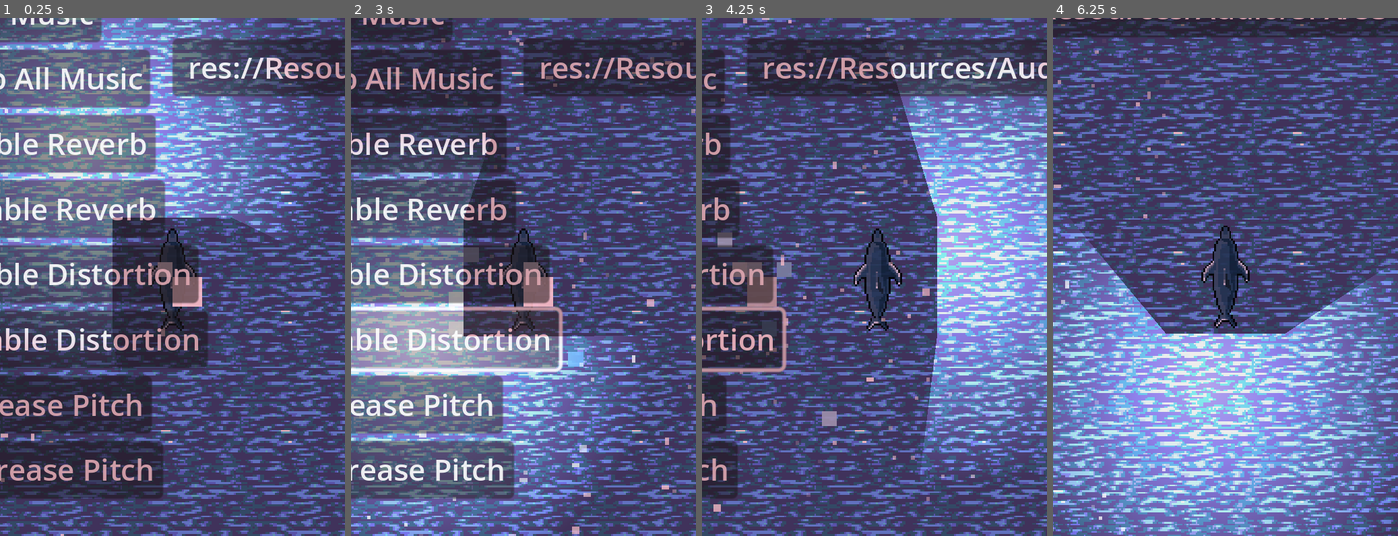
Above: before the commit, frames 1-4 (left to right).
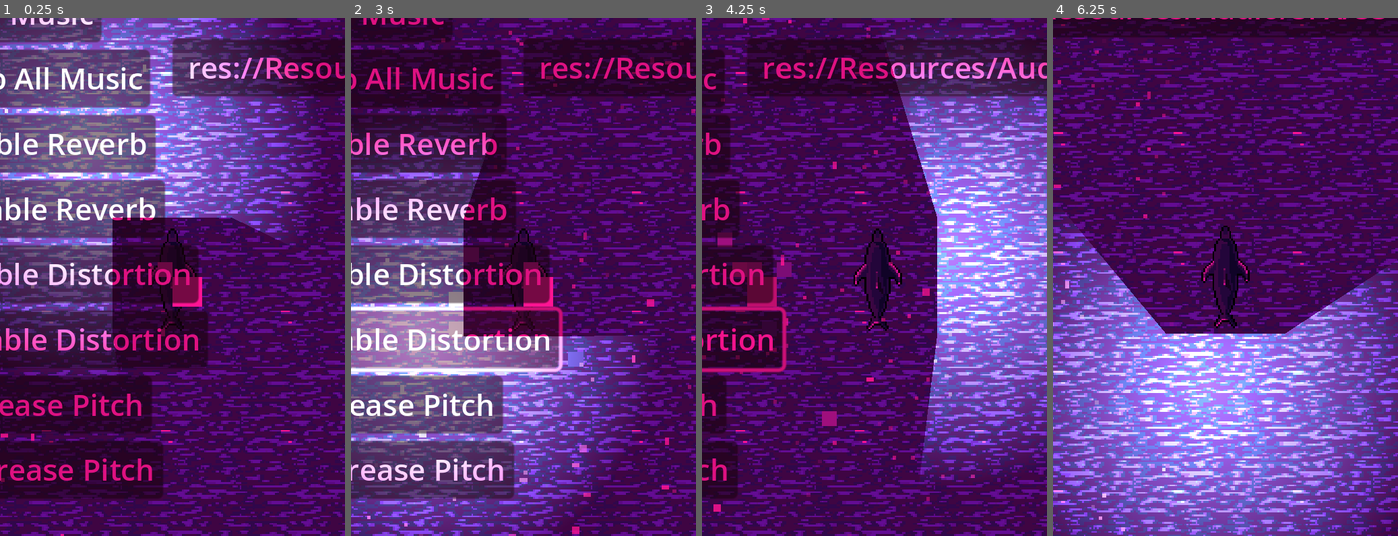
Above: after the commit, the same moments.

Repository: meisei4/bath
Game: Godot game, scene res://godot/Test/Test.tscn
The game is run twice, just before and just after one commit, with the same random seed, the same clock (stepped at 60 frames per second) and the same inputs. The project has no main scene, so this scene is started directly. Sound files missing from this copy of the repository are replaced by a short silence.
Inputs (mouse positions are in pixels of both pictures, inside the frame that each line leads up to):
- Up to frame 1 (0.25 s): no input
- Up to frame 2 (3 s): click "Enable Reverb" at 0.5 s; click "Disable Reverb" at 1.25 s; click "Enable Distortion" at 2 s; click "Disable Distortion" at 2.75 s
- Up to frame 3 (4.25 s): move the mouse to (950, 251) at 3.52 s; hold D (right) from 3.53 s (still down)
- Up to frame 4 (6.25 s): move the mouse to (1156, 302) at 4.27 s; release D (right) at 4.28 s; hold S (down) 4.28-5.03 s; move the mouse to (1260, 163) at 5.02 s; hold D (right) 5.03-5.78 s; move the mouse to (1208, 380) at 5.77 s; hold W (up) from 5.78 s (still down)

The runs differ from the first frame. In frame 1, 96% of the frame differs, in the area x 0-100%, y 0-100%; in frame 2, 96%; in frame 3, 99%; in frame 4, 98%.

Commit message:
Fix all static typing issues except for Dictionary thing (still ugly)

Diff:
--- a/Resources/TileMaps/GlacierMap.tscn
+++ b/Resources/TileMaps/GlacierMap.tscn
@@ -1,6 +1,6 @@
-[gd_scene load_steps=5 format=4 uid="uid://dulso2jifg2of"]
+[gd_scene load_steps=5 format=4]
 
-[sub_resource type="Image" id="Image_yft0y"]
+[sub_resource type="Image" id="Image_m1b2d"]
 data = {
 "data": PackedByteArray("AAAA/wAAAP8AAAD/AAAA/wAAAP8AAAD/AAAA/wAAAP8AAAD/AAAA/wAAAP8AAAD/AAAA/wAAAP8AAAD/AAAA/wAAAP8AAA …(5373 unchanged characters)…
 "format": "RGBA8",
@@ -9,19 +9,19 @@
 "width": 16
 }
 
-[sub_resource type="ImageTexture" id="ImageTexture_y53mx"]
-image = SubResource("Image_yft0y")
+[sub_resource type="ImageTexture" id="ImageTexture_f3sxb"]
+image = SubResource("Image_m1b2d")
 
-[sub_resource type="TileSetAtlasSource" id="TileSetAtlasSource_hqwf1"]
-texture = SubResource("ImageTexture_y53mx")
+[sub_resource type="TileSetAtlasSource" id="TileSetAtlasSource_dhga2"]
+texture = SubResource("ImageTexture_f3sxb")
 0:0/0 = 0
 0:1/0 = 0
 0:2/0 = 0
 0:3/0 = 0
 
-[sub_resource type="TileSet" id="TileSet_3d5wv"]
-sources/234 = SubResource("TileSetAtlasSource_hqwf1")
+[sub_resource type="TileSet" id="TileSet_gagii"]
+sources/234 = SubResource("TileSetAtlasSource_dhga2")
 
-[node name="TileMapLayer" type="TileMapLayer"]
+[node name="" type="TileMapLayer"]
 tile_map_data = PackedByteArray("AAAAAAAA6gAAAAEAAAAAAAEA6gAAAAEAAAAAAAIA6gAAAAEAAAAAAAMA6gAAAAEAAAAAAAQA6gAAAAEAAAAAAA …(1968 unchanged characters)…
-tile_set = SubResource("TileSet_3d5wv")
+tile_set = SubResource("TileSet_gagii")
--- a/Resources/TileSets/glacier_tileset.tres
+++ b/Resources/TileSets/glacier_tileset.tres
@@ -1,6 +1,6 @@
-[gd_resource type="TileSet" load_steps=4 format=3 uid="uid://bmfhfi0lwnjt8"]
+[gd_resource type="TileSet" load_steps=4 format=3]
 
-[sub_resource type="Image" id="Image_hed7h"]
+[sub_resource type="Image" id="Image_k6lwg"]
 data = {
 "data": PackedByteArray(0, 0, 0, 255, 0, 0, 0, 255, 0, 0, 0, 255, 0, 0, 0, 255, 0, 0, 0, 255, 0, 0, 0, 255, 0, 0, 0, 25 …(18849 unchanged characters)…
 "format": "RGBA8",
--- a/godot/Audio/AudioEffects.gd
+++ b/godot/Audio/AudioEffects.gd
@@ -27,7 +27,7 @@
 
 
 func _get_bus_index(bus_enum: AudioBus.BUS) -> int:
-    var bus_name = AudioBus.val(bus_enum)
+    var bus_name: StringName = AudioBus.val(bus_enum)
     var bus_idx: int = AudioServer.get_bus_index(bus_name)
     if bus_idx == -1:
         push_warning("Bus not found: " + bus_name)
@@ -47,7 +47,7 @@
     if bus_idx == -1:
         return
     var effect_count: int = AudioServer.get_bus_effect_count(bus_idx)
-    for i in range(effect_count):
+    for i: int in range(effect_count):
         var fx: AudioEffect = AudioServer.get_bus_effect(bus_idx, i)
         if fx.get_class() == effect_type:
             AudioServer.remove_bus_effect(bus_idx, i)
@@ -56,7 +56,7 @@
 
 
 func add_distortion(bus_enum: AudioBus.BUS, config: Dictionary = DEFAULT_DISTORTION) -> void:
-    var distortion = AudioEffectDistortion.new()
+    var distortion: AudioEffectDistortion = AudioEffectDistortion.new()
     distortion.mode = config["mode"]
     distortion.drive = config["drive"]
     distortion.pre_gain = config["pre_gain_db"]
@@ -66,7 +66,7 @@
 
 
 func add_reverb(bus_enum: AudioBus.BUS, config: Dictionary = DEFAULT_REVERB) -> void:
-    var reverb = AudioEffectReverb.new()
+    var reverb: AudioEffectReverb = AudioEffectReverb.new()
     reverb.room_size = config["room_size"]
     reverb.damping = config["damping"]
     reverb.wet = config["wet"]
@@ -84,16 +84,18 @@
         return
 
     var pitch_shift_found: bool = false
-    for i in range(AudioServer.get_bus_effect_count(bus_idx)):
-        var effect = AudioServer.get_bus_effect(bus_idx, i)
+    for i: int in range(AudioServer.get_bus_effect_count(bus_idx)):
+        #TODO: THIS NEXT SECTION IS THE ONLY WAY TO GET RID OF THE STATIC TYPING AND INFFERENCE ERROR
+        var effect: AudioEffect = AudioServer.get_bus_effect(bus_idx, i)
         if effect is AudioEffectPitchShift:
-            effect.pitch_scale = pitch
+            var pitch_shift_effect: AudioEffectPitchShift = effect as AudioEffectPitchShift
+            pitch_shift_effect.pitch_scale = pitch
             pitch_shift_found = true
             print("Updated pitch shift on bus ", bus_enum, " to pitch_scale: ", pitch)
             break
 
     if not pitch_shift_found:
-        var pitch_shift = AudioEffectPitchShift.new()
+        var pitch_shift: AudioEffectPitchShift = AudioEffectPitchShift.new()
         pitch_shift.pitch_scale = pitch
         _add_effect(bus_enum, pitch_shift)
         print("Added new pitch shift effect to bus ", bus_enum, " with pitch_scale: ", pitch)
@@ -103,15 +105,16 @@
     var bus_idx: int = _get_bus_index(bus_enum)
     if bus_idx == -1:
         return
-    for i in range(AudioServer.get_bus_effect_count(bus_idx)):
-        var fx = AudioServer.get_bus_effect(bus_idx, i)
-        if fx is AudioEffectDistortion:
+    for i: int in range(AudioServer.get_bus_effect_count(bus_idx)):
+        var effect: AudioEffect = AudioServer.get_bus_effect(bus_idx, i)
+        if effect is AudioEffectDistortion:
+            var distortion: AudioEffectDistortion = effect as AudioEffectDistortion
             if "drive" in config:
-                fx.drive = config["drive"]
+                distortion.drive = config["drive"]
             if "pre_gain_db" in config:
-                fx.pre_gain_db = config["pre_gain_db"]
+                distortion.pre_gain = config["pre_gain_db"]
             if "post_gain_db" in config:
-                fx.post_gain_db = config["post_gain_db"]
+                distortion.post_gain = config["post_gain_db"]
             print("Updated distortion on bus ", bus_enum, " with config: ", config)
             break
 
@@ -120,14 +123,15 @@
     var bus_idx: int = _get_bus_index(bus_enum)
     if bus_idx == -1:
         return
-    for i in range(AudioServer.get_bus_effect_count(bus_idx)):
-        var fx = AudioServer.get_bus_effect(bus_idx, i)
-        if fx is AudioEffectReverb:
+    for i: int in range(AudioServer.get_bus_effect_count(bus_idx)):
+        var effect: AudioEffect = AudioServer.get_bus_effect(bus_idx, i)
+        if effect is AudioEffectReverb:
+            var reverb: AudioEffectReverb = effect as AudioEffectReverb
             if "wet" in config:
-                fx.wet = config["wet"]
+                reverb.wet = config["wet"]
             if "room_size" in config:
-                fx.room_size = config["room_size"]
+                reverb.room_size = config["room_size"]
             if "damping" in config:
-                fx.damping = config["damping"]
+                reverb.damping = config["damping"]
             print("Updated reverb on bus ", bus_enum, " with config: ", config)
             break
--- a/godot/Audio/AudioManager.gd
+++ b/godot/Audio/AudioManager.gd
@@ -34,9 +34,10 @@
 
 func _set_bus_volumes() -> void:
     var bus_volumes: Dictionary = {MASTER: 0.0, SFX: -3.0, MUSIC: -6.0}
-    for bus_name in bus_volumes.keys():
+    for bus_name: StringName in bus_volumes.keys():
         var bus_idx: int = AudioServer.get_bus_index(bus_name)
         if bus_idx != -1:
+            # TODO: wait for godot 4.4 for typed dictionary stuff
             AudioServer.set_bus_volume_db(bus_idx, bus_volumes[bus_name])
         else:
             push_warning("Bus not found: " + bus_name)
--- a/godot/Audio/AudioZone.gd
+++ b/godot/Audio/AudioZone.gd
@@ -7,7 +7,7 @@
 @export var effect_max_value: float = 1.0
 @export var audio_bus: AudioBus.BUS = AudioBus.BUS.MUSIC
 
-var viewer: Node = null
+var viewer: Node2D = null
 
 var dynamic_distortion_enabled: bool = false
 var dynamic_reverb_enabled: bool = false
@@ -37,13 +37,13 @@
         self.play()
 
 
-func _process(delta: float) -> void:
+func _process(_delta: float) -> void:
     if not viewer:
         return
 
-    var distance = viewer.global_position.distance_to(self.global_position)
-    var normalized_distance = clamp(1.0 - (distance / max_effect_distance), 0.0, 1.0)
-    var effect_strength = lerp(effect_min_value, effect_max_value, normalized_distance)
+    var distance: float = viewer.global_position.distance_to(self.global_position)
+    var normalized_distance: float = clamp(1.0 - (distance / max_effect_distance), 0.0, 1.0)
+    var effect_strength: float = lerp(effect_min_value, effect_max_value, normalized_distance)
 
     apply_custom_volume(effect_strength)
 
@@ -57,13 +57,13 @@
 
 
 func initialize_viewer() -> void:
-    var players = get_tree().get_nodes_in_group("player")
+    var players: Array[Node] = get_tree().get_nodes_in_group("player")
     if players.size() > 0:
         viewer = players[0]
         print("Player node found: ", viewer.name)
         return
 
-    var current_camera = get_viewport().get_camera_2d()
+    var current_camera: Camera2D = get_viewport().get_camera_2d()
     if current_camera:
         viewer = current_camera
         return
@@ -74,7 +74,7 @@
 
 
 func adjust_distortion(effect_strength: float) -> void:
-    var config = {
+    var config: Dictionary = {
         "drive": lerp(0.0, AudioEffects.DEFAULT_DISTORTION["drive"], effect_strength),
         "pre_gain_db": lerp(0.0, AudioEffects.DEFAULT_DISTORTION["pre_gain_db"], effect_strength),
         "post_gain_db": lerp(0.0, AudioEffects.DEFAULT_DISTORTION["post_gain_db"], effect_strength)
@@ -83,7 +83,7 @@
 
 
 func adjust_reverb(effect_strength: float) -> void:
-    var config = {
+    var config: Dictionary = {
         "wet": lerp(0.0, AudioEffects.DEFAULT_REVERB["wet"], effect_strength),
         "room_size": lerp(0.0, AudioEffects.DEFAULT_REVERB["room_size"], effect_strength),
         "damping": lerp(0.0, AudioEffects.DEFAULT_REVERB["damping"], effect_strength)
--- a/godot/Autoloads/OcclusionManager.gd
+++ b/godot/Autoloads/OcclusionManager.gd
@@ -2,24 +2,26 @@
 
 
 func scan_and_attach_occluders(root: Node) -> void:
-    for child in root.get_children():
-        _add_occluder_if_supported(child)
-        scan_and_attach_occluders(child)
+    for child: Node in root.get_children():
+        if child is CanvasItem:
+            _add_occluder_if_supported(child as CanvasItem)
+            scan_and_attach_occluders(child)
 
 
-func _add_occluder_if_supported(node: Node) -> void:
+func _add_occluder_if_supported(node: CanvasItem) -> void:
     var rect: Rect2
 
-    if node is Sprite2D and node.texture:
-        var size = node.texture.get_size()
-        rect = Rect2(node.get_global_position() - size / 2, size)
+    if node is Sprite2D:
+        var sprite: Sprite2D = node as Sprite2D
+        var size: Vector2 = sprite.texture.get_size()
+        rect = Rect2(sprite.get_global_position() - size / 2, size)
     else:
         return
 
-    var light_occluder = LightOccluder2D.new()
+    var light_occluder: LightOccluder2D = LightOccluder2D.new()
     light_occluder.occluder_light_mask = 1
 
-    var occluder = OccluderPolygon2D.new()
+    var occluder: OccluderPolygon2D = OccluderPolygon2D.new()
     occluder.polygon = PackedVector2Array(
         [
             rect.position,
--- a/godot/Components/Particles/SnowfallParticles.gd
+++ b/godot/Components/Particles/SnowfallParticles.gd
@@ -30,7 +30,9 @@
     set_param_max(CPUParticles2D.PARAM_RADIAL_ACCEL, -9.8)
 
     self.emission_shape = CPUParticles2D.EMISSION_SHAPE_RECTANGLE
-    self.emission_rect_extents = get_viewport().size / 2.0  #TODO: ???? WHAT? EXTENTS IS A kind of radius for a rectangle, not the actual WxH, half of that
+    var viewport: Window = get_viewport() as Window
+    if viewport is Window:
+        self.emission_rect_extents = viewport.size / 2.0  #TODO: ???? WHAT? EXTENTS IS A kind of radius for a rectangle, not the actual WxH, half of that
 
     self.color_ramp = Gradient.new()
     self.color_ramp.add_point(0.0, Color(Color.WHITE, 0.9))
--- a/godot/Entities/Glacier/IcebergManager.gd
+++ b/godot/Entities/Glacier/IcebergManager.gd
@@ -74,5 +74,5 @@
 ) -> void:
     mass_distribution.set_state(position, GlacierCellState.STATE.ICEBERG, glacier_map)
     iceberg_created.emit(position)
-    SignalBus.play_sfx.emit(preload(SFX_462_BUBBLY))  #TODO: cant post yet
+    #SignalBus.play_sfx.emit(preload(SFX_462_BUBBLY))  #TODO: cant post yet
     print("ICEBERG CREATED AT: ", position)
--- a/godot/Entities/Obstacle.gd
+++ b/godot/Entities/Obstacle.gd
@@ -5,17 +5,8 @@
 
 
 func _ready() -> void:
-    self._initialize()
     self._setup_signals()
 
 
 func _setup_signals() -> void:
     pass
-
-
-func _initialize() -> void:
-    #self.health.set_current_health(1)
-    var collision_shape: CollisionShape2D = self.upgrade_component.active_collision_shape
-    self.add_child(collision_shape)
-
-    self.path_speed = self.upgrade_component.active_speed  #TODO: this seems sloppy, not sure where to best control speed yet
--- a/godot/Test/Audio/AudioZoning/AudioZoneGen.gd
+++ b/godot/Test/Audio/AudioZoning/AudioZoneGen.gd
@@ -1,14 +1,14 @@
 extends Node
 class_name AudioZoneGen
 
-const AUDIO_ZONE_SCENE_PATH: String = "res://godot/Test/AudioZoning/AutoGeneratedAudioZoneScene.tscn"
+const AUDIO_ZONE_SCENE_PATH: String = "res://godot/Test/Audio/AudioZoning/AutoGeneratedAudioZoneScene.tscn"
 
 
 func create_and_save_audio_zone_scene() -> void:
     if ResourceLoader.exists(AUDIO_ZONE_SCENE_PATH):
         print("AudioZone scene already exists at: ", AUDIO_ZONE_SCENE_PATH)
         return
-    var audio_zone = AudioZone.new()
-    var packed_scene = PackedScene.new()
+    var audio_zone: AudioZone = AudioZone.new()
+    var packed_scene: PackedScene = PackedScene.new()
     packed_scene.pack(audio_zone)
-    var save_result = ResourceSaver.save(packed_scene, AUDIO_ZONE_SCENE_PATH)
+    ResourceSaver.save(packed_scene, AUDIO_ZONE_SCENE_PATH)
--- a/godot/Test/Audio/AudioZoning/AudioZoneTest.gd
+++ b/godot/Test/Audio/AudioZoning/AudioZoneTest.gd
@@ -9,7 +9,7 @@
 
 func _ready() -> void:
     self.text = "AudioZone"
-    var scene_creator = AudioZoneGen.new()
+    var scene_creator: AudioZoneGen = AudioZoneGen.new()
     scene_creator.create_and_save_audio_zone_scene()
     var audio_zone_scene: PackedScene = load(AUDIO_ZONE_SCENE_PATH) as PackedScene
     audio_zone = audio_zone_scene.instantiate() as AudioZone
@@ -19,13 +19,13 @@
     self.pressed.connect(_on_button_pressed)
 
 
-func configure_audio_zone(audio_zone: AudioZone) -> void:
-    audio_zone.global_position = self.global_position
-    audio_zone.stream = preload(MUSIC_TRACK_1)
-    audio_zone.max_effect_distance = 300.0
-    audio_zone.effects_enabled = true
-    audio_zone.effect_min_value = 0.0
-    audio_zone.effect_max_value = 1.0
+func configure_audio_zone(_audio_zone: AudioZone) -> void:
+    _audio_zone.global_position = self.global_position
+    _audio_zone.stream = preload(MUSIC_TRACK_1)
+    _audio_zone.max_effect_distance = 300.0
+    _audio_zone.effects_enabled = true
+    _audio_zone.effect_min_value = 0.0
+    _audio_zone.effect_max_value = 1.0
 
 
 func _on_button_pressed() -> void:
--- a/godot/Test/Audio/MusicTest.gd
+++ b/godot/Test/Audio/MusicTest.gd
@@ -35,8 +35,10 @@
 func _ready() -> void:
     var vbox: VBoxContainer = VBoxContainer.new()
     add_child(vbox)
-    vbox.offset_left = -get_viewport().size.x / 2.0
-    vbox.offset_top = -get_viewport().size.y / 2.0
+    var viewport: Window = get_viewport() as Window
+    if viewport is Window:
+        vbox.offset_left = -viewport.size.x / 2.0
+        vbox.offset_top = -viewport.size.y / 2.0
 
     option_button_music = OptionButton.new()
     for path: String in music_list:
@@ -91,7 +93,7 @@
 func _on_button_play_music_pressed() -> void:
     var selected_index: int = option_button_music.get_selected_id()
     var music_path: String = music_list[selected_index]
-    var music_res: Resource = load(music_path)
+    var music_res: AudioStream = load(music_path) as AudioStream
     if music_res:
         AudioManager.play_music(music_res, 1.0)
         print("Playing: " + music_path)
--- a/godot/Test/Audio/SFXTest.gd
+++ b/godot/Test/Audio/SFXTest.gd
@@ -103,7 +103,9 @@
     var vbox: VBoxContainer = VBoxContainer.new()
     add_child(vbox)
     vbox.offset_left = 0
-    vbox.offset_top = -get_viewport().size.y / 3.0
+    var viewport: Window = get_viewport() as Window
+    if viewport is Window:
+        vbox.offset_top = -viewport.size.y / 3.0
 
     option_button_sfx = OptionButton.new()
     for path: String in sfx_list:
@@ -144,7 +146,7 @@
 func _on_button_play_pressed() -> void:
     var sfx_path: String = option_button_sfx.get_item_text(option_button_sfx.get_selected_id())
     if sfx_path:
-        var sfx_res: Resource = load(sfx_path)
+        var sfx_res: AudioStream = load(sfx_path) as AudioStream
         if sfx_res:
             AudioManager.play_sfx(sfx_res, 0.0, "SFX")
             _update_active_sounds(sfx_path, "SFX")
@@ -188,8 +190,12 @@
 
 func _stop_specific_sound(sfx_name: String) -> void:
     AudioManager.stop_sfx(sfx_name)
-    for child in active_sounds_box.get_children():
-        if child is HBoxContainer and child.get_child(0).text.find(sfx_name) != -1:
-            active_sounds_box.remove_child(child)
-            child.queue_free()
-            break
+    for child: Node in active_sounds_box.get_children():
+        if child is HBoxContainer:
+            var h_box_container: HBoxContainer = child as HBoxContainer
+            var button: Button = h_box_container.get_child(0) as Button
+            #TODO: this is already ridiculous, shouldnt have to do this maddness with constant typing
+            if button.text.find(sfx_name) != -1:
+                active_sounds_box.remove_child(child)
+                child.queue_free()
+                break
--- a/godot/Test/Lights/LightsTest.gd
+++ b/godot/Test/Lights/LightsTest.gd
@@ -12,14 +12,14 @@
     #_setup_light_occluders_test()
 
 
-func _process(delta: float) -> void:
+func _process(_delta: float) -> void:
     point_light.position = get_global_mouse_position()
 
 
 func _setup_canvas_modulate() -> void:
     canvas_modulate = CanvasModulate.new()
-    canvas_modulate.color = Color.PINK
-    canvas_modulate.color.a = 0.9
+    canvas_modulate.color = Color.DEEP_PINK
+    canvas_modulate.color.a = 1.0
     add_child(canvas_modulate)
 
 
--- a/godot/Test/Test.gd
+++ b/godot/Test/Test.gd
@@ -24,4 +24,5 @@
 func _process(_delta: float) -> void:
     for child: Node in get_children():
         if child is Iruka:
-            camera.position = child.position
+            var iruka: Iruka = child as Iruka
+            camera.position = iruka.position
Not shown: 1 places in Resources/TileSets/glacier_tileset.tres that only renumber resources
